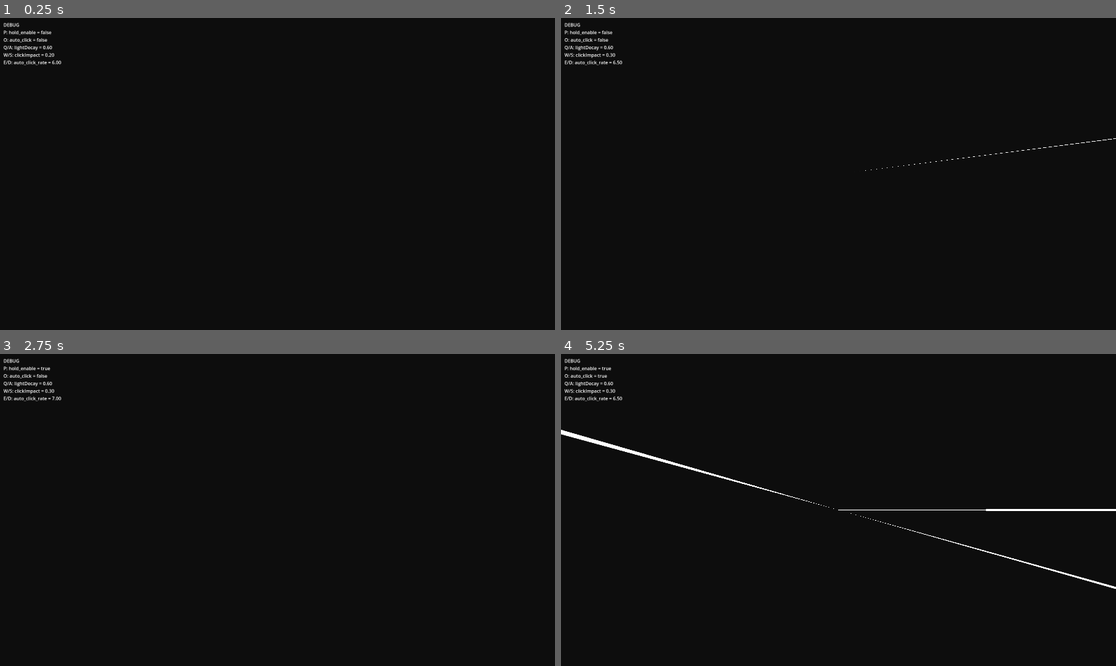
Above: before the commit, frames 1-4 (two rows, left to right).
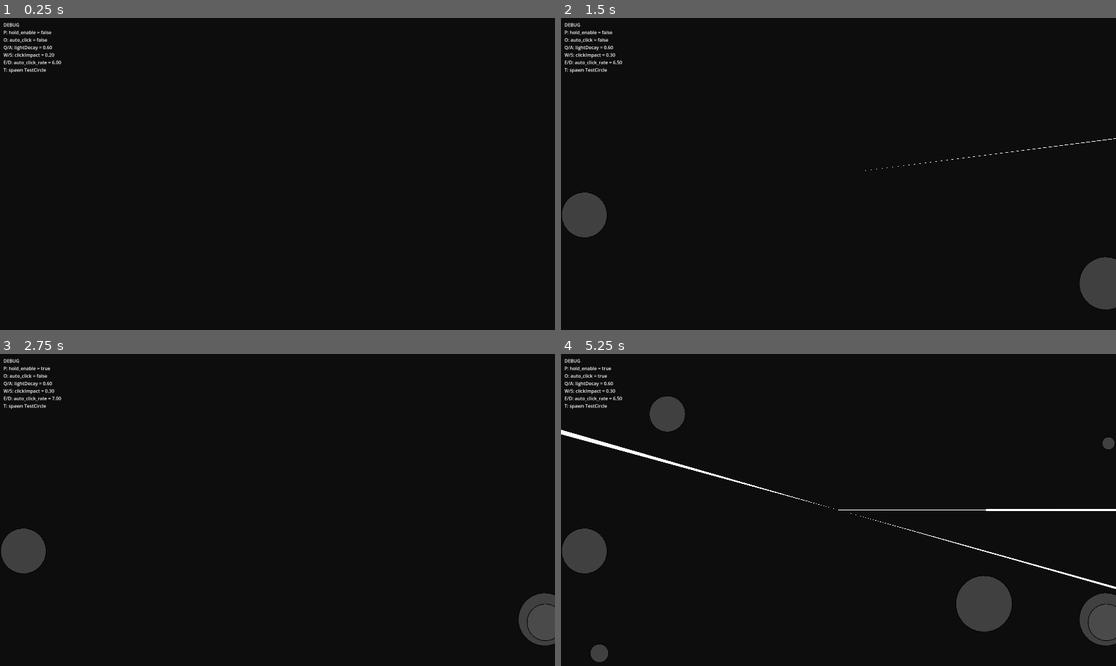
Above: after the commit, the same moments.

Repository: amirblum/OrHaolam-JLM2025
Game: Godot game, scene res://scenes/main/Main.tscn
Two runs of this game, one before a commit and one after it. Both use one fixed random seed, a clock stepped at 60 frames per second and the inputs below.
Inputs (mouse positions are in pixels of both pictures, inside the frame that each line leads up to):
- Up to frame 1 (0.25 s): no input
- Up to frame 2 (1.5 s): tap Enter at 0.5 s; move the mouse to (960, 158) at 0.52 s; hold D 0.53-1.28 s; tap T at 0.6, 1.35 s; click (960, 158) at 0.67 s; tap Space at 0.77 s; move the mouse to (727, 189) at 1.27 s; hold S from 1.28 s (still down)
- Up to frame 3 (2.75 s): tap Space at 1.52 s; move the mouse to (333, 441) at 2.02 s; release S at 2.03 s; hold D from 2.03 s (still down); tap P at 2.1 s; tap T at 2.3 s
- Up to frame 4 (5.25 s): move the mouse to (810, 572) at 2.77 s; release D at 2.78 s; hold W 2.78-3.53 s; tap O at 2.85 s; click (810, 572) at 2.92 s; tap Space at 3.02, 3.77, 4.52 s; tap T at 3.05, 3.8, 4.55, 5.1 s; move the mouse to (1005, 556) at 3.52 s; hold A 3.53-5.03 s; tap Q at 3.6 s; move the mouse to (672, 463) at 4.27 s; tap E at 4.35 s; move the mouse to (866, 510) at 5.02 s; hold S from 5.03 s (still down); click (866, 510) at 5.17 s

The runs differ from the first frame. In frame 1, less than 0.1% of the frame differs, in the area x 0-9%, y 16-18%; in frame 2, 1.9%; in frame 3, 1.9%; in frame 4, 4.0%, in the area x 0-100%, y 13-99%.

Commit message:
TESTCIRCLE in DEBUG
added a test circle in debug to try out light state

Diff:
--- a/scenes/DEBUG/Debug.gd
+++ b/scenes/DEBUG/Debug.gd
@@ -56,6 +56,8 @@
 			_add_float(&"auto_click_rate", -auto_click_rate_step, 0.1)
 		KEY_D:
 			_add_float(&"auto_click_rate", auto_click_rate_step, 0.1)
+		KEY_T:
+			_spawn_test_circle()
 		_:
 			return
 
@@ -90,6 +92,7 @@
 		+ "Q/A: lightDecay = %.2f\n" % float(player.get("lightDecay"))
 		+ "W/S: clickImpact = %.2f\n" % float(player.get("clickImpact"))
 		+ "E/D: auto_click_rate = %.2f\n" % float(player.get("auto_click_rate"))
+		+ "T: spawn TestCircle\n"
 	)
 
 func _find_player() -> Node:
@@ -115,3 +118,52 @@
 			return any
 
 	return null
+
+func _spawn_test_circle() -> void:
+	if player == null or not is_instance_valid(player):
+		push_warning("DEBUG: Cannot spawn TestCircle, player not found.")
+		return
+
+	var viewport := get_viewport_rect().size
+	var circle := TestCircle.new()
+	circle.position = Vector2(randf_range(0, viewport.x), randf_range(0, viewport.y))
+	circle.radius = randf_range(5.0, 100.0)
+	circle.player_ref = player
+	add_child(circle)
+	print("DEBUG: TestCircle spawned at ", circle.position, " with radius ", circle.radius)
+
+# ============================================================================
+# TestCircle: visualizes light_state query result
+# ============================================================================
+
+class TestCircle extends Node2D:
+	var radius: float = 20.0
+	var player_ref: Node = null
+	var light_value: float = 0.0
+
+	func _process(_delta: float) -> void:
+		if player_ref == null or not is_instance_valid(player_ref):
+			queue_free()
+			return
+
+		if not player_ref.has_method("light_state"):
+			return
+
+		light_value = player_ref.call("light_state", global_position, radius)
+		queue_redraw()
+
+	func _draw() -> void:
+		var color := Color.WHITE
+		match light_value:
+			0.0:
+				color = Color(0.3, 0.3, 0.3, 0.8) # grey (dark)
+			0.5:
+				color = Color(0.7, 0.7, 0.7, 0.8) # mid-grey (partial)
+			1.0:
+				color = Color(1.0, 1.0, 1.0, 0.8) # white (lit)
+
+		# Draw filled circle
+		draw_circle(Vector2.ZERO, radius, color)
+
+		# Draw outline for visibility
+		draw_arc(Vector2.ZERO, radius, 0, TAU, 32, Color.BLACK, 2.0)
